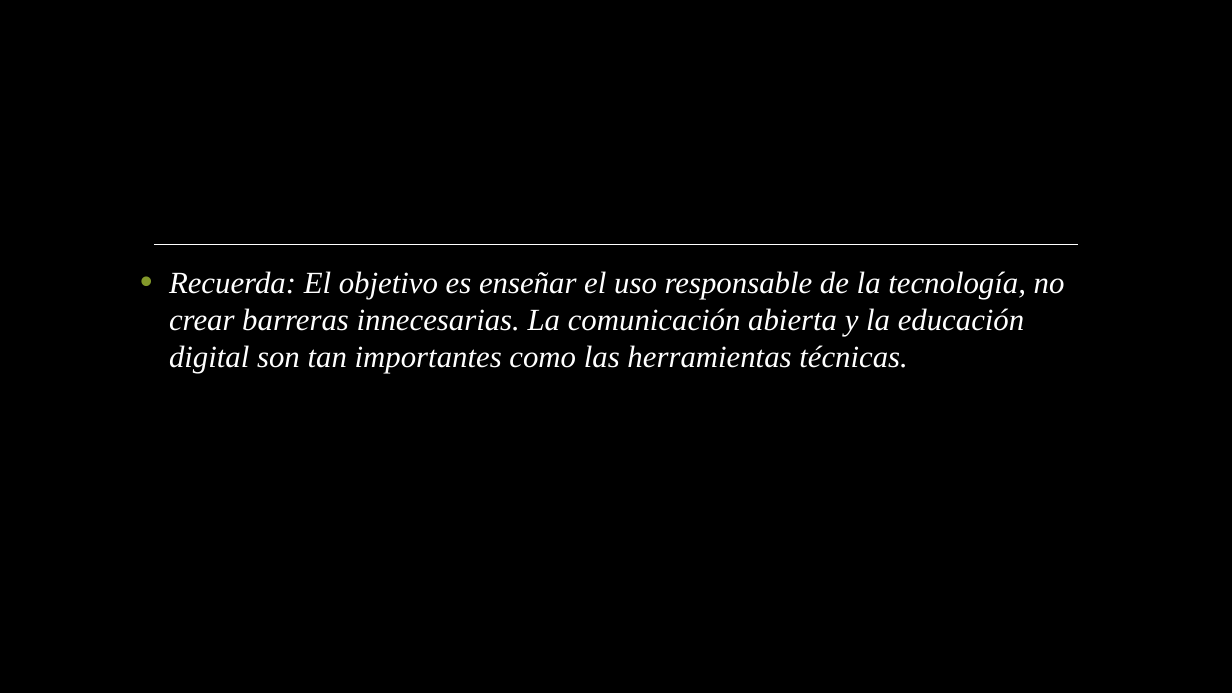
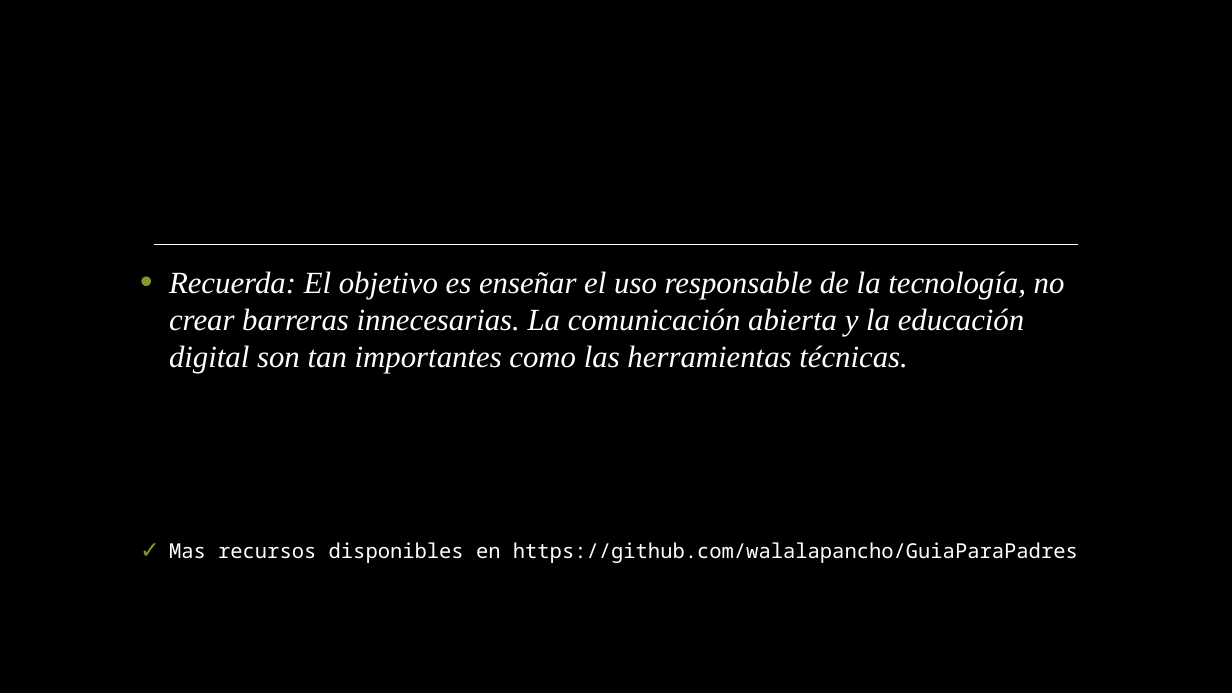
Before and after one commit to walalapancho/GuiaParaPadres, a slide deck: slide 16 of controles parentales.pptx. Drawn at 1232x693 pixels with LibreOffice and Linux fonts; fonts in the diff are those of the drawing; background and template pictures are left out. Boxes give left, top, right and bottom in pixels: in the first picture for what was removed or moved away, otherwise in the second. Text is boxed around its words. In the diff, an @@ line names an element or a change of style, - is before the commit and + after.

```diff
--- a/controles parentales.pptx
+++ b/controles parentales.pptx
@@ text at [169, 542, 1078, 563]: paragraph added @@
+✓ Mas recursos disponibles en https://github.com/walalapancho/GuiaParaPadres
```
Also in this commit, not shown: 1 other slide changed, 4 other files.
